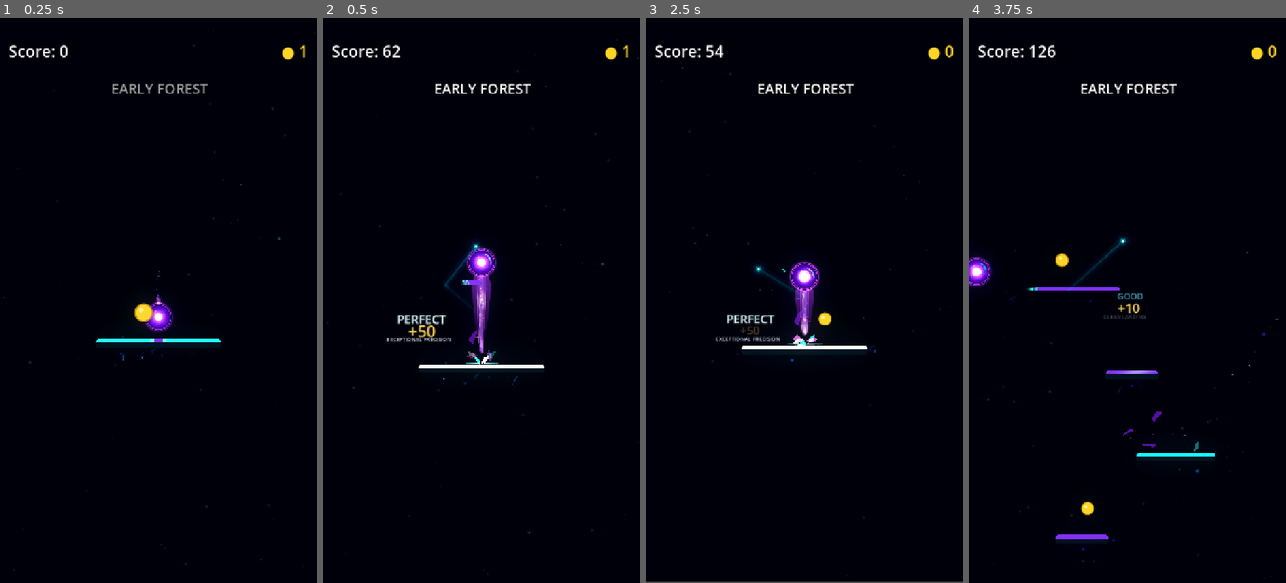
Above: before the commit, frames 1-4 (left to right).
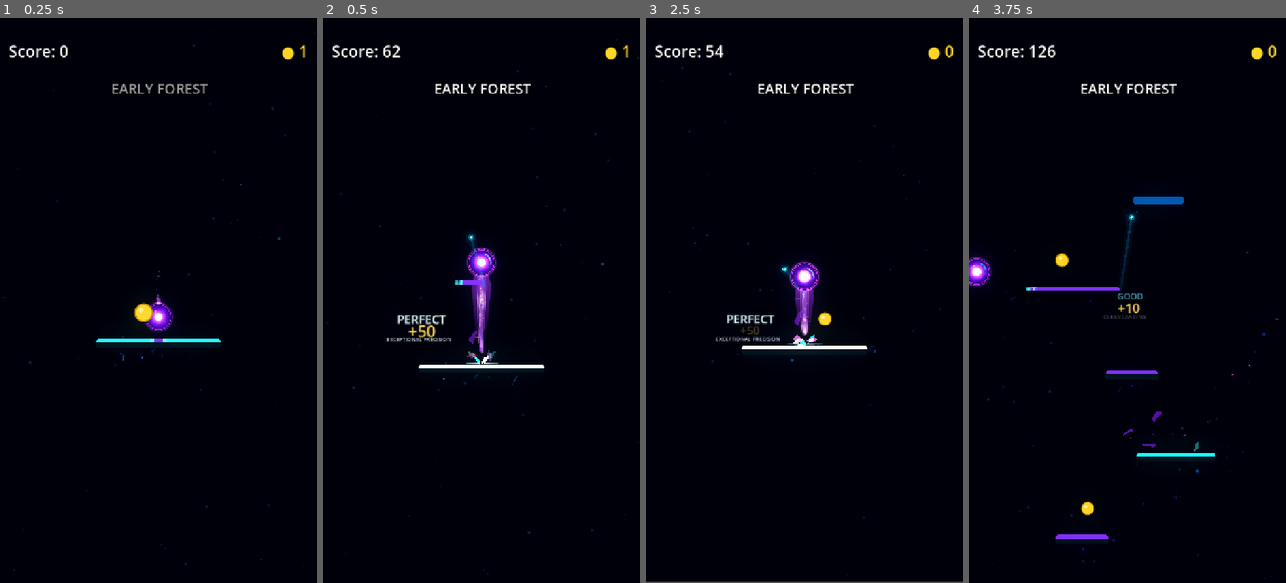
Above: after the commit, the same moments.

Repository: Kryodo/TowerJump
Game: Godot game, scene res://scenes/main.tscn
The game is run twice, just before and just after one commit, with the same random seed, the same clock (stepped at 60 frames per second) and the same inputs.
Inputs (mouse positions are in pixels of both pictures, inside the frame that each line leads up to):
- Up to frame 1 (0.25 s): no input
- Up to frame 2 (0.5 s): no input
- Up to frame 3 (2.5 s): move the mouse to (874, 272) at 0.52 s; hold Right (ui_right) 0.53-1.25 s; click (874, 272) at 0.67 s; drag from (741, 328) to (794, 193) at 1.27 s; click "Nochmal spielen" at 2 s
- Up to frame 4 (3.75 s): move the mouse to (1159, 176) at 2.77 s; hold Right (ui_right) 2.78-3.5 s; drag from (1111, 413) to (1032, 215) at 3.52 s

Frame 1 is identical in both runs. In frame 2, 0.2% of the frame differs, in the area x 38-52%, y 38-50%; in frame 3, 0.2%; in frame 4, 0.6%, in the area x 17-73%, y 31-86%.

Commit message:
Align the pulse contact point with each platform's materialization edge

Diff:
--- a/scripts/platform_spawner.gd
+++ b/scripts/platform_spawner.gd
@@ -290,6 +290,10 @@
 		desired_pulse_y
 	)
 	var desired_pulse_position := Vector2(desired_pulse_x, desired_pulse_y)
+	var contact_position: Vector2 = _get_frontier_contact_position(
+		source_platform,
+		frontier_platform
+	)
 
 	var previous_pulse_position: Vector2 = _pulse_world_position
 	var pulse_speed: float = vertical_speed + assembly_pulse_speed_bonus
@@ -322,7 +326,7 @@
 	# distance threshold was crossed; it must actually reach the frontier row.
 	if (
 		distance_ahead <= _current_lookahead_distance
-		and _pulse_world_position.distance_to(frontier_platform.global_position) <= 24.0
+		and _pulse_world_position.distance_to(contact_position) <= 24.0
 	):
 		_begin_frontier_row(frontier_platform)
 
@@ -341,7 +345,17 @@
 		var distance_ahead: float = _ball.global_position.y - platform.global_position.y
 		if distance_ahead <= 1.0:
 			continue
-		if distance_ahead < nearest_distance:
+		if (
+			distance_ahead < nearest_distance - 0.5
+			or (
+				absf(distance_ahead - nearest_distance) <= assembly_frontier_height_tolerance
+				and (
+					nearest == null
+					or absf(platform.global_position.x - _ball.global_position.x)
+						< absf(nearest.global_position.x - _ball.global_position.x)
+				)
+			)
+		):
 			nearest_distance = distance_ahead
 			nearest = platform
 	return nearest
@@ -396,13 +410,35 @@
 	)
 	var eased_progress: float = progress * progress * (3.0 - 2.0 * progress)
 	var source_x: float = source_platform.global_position.x
-	var target_x: float = target_platform.global_position.x
+	var target_center_x: float = target_platform.global_position.x
+	var horizontal_delta: float = target_center_x - source_x
+	var target_x: float = target_center_x
+	var lateral_threshold: float = maxf(_viewport_size.x * 0.08, 24.0)
+	if absf(horizontal_delta) >= lateral_threshold:
+		# The travelling dot strikes the entering edge, where the platform's
+		# left-to-right/right-to-left material boundary begins.
+		target_x -= signf(horizontal_delta) * float(target_platform.call("half_width"))
 	var curve_offset: float = sin(progress * PI) * clampf(
 		(target_x - source_x) * 0.08,
 		-26.0,
 		26.0
 	)
 	return lerpf(source_x, target_x, eased_progress) + curve_offset
+
+
+func _get_frontier_contact_position(
+	source_platform: Node2D,
+	target_platform: Node2D
+) -> Vector2:
+	var contact_x: float = target_platform.global_position.x
+	if source_platform != null and is_instance_valid(source_platform):
+		var horizontal_delta: float = (
+			target_platform.global_position.x - source_platform.global_position.x
+		)
+		var lateral_threshold: float = maxf(_viewport_size.x * 0.08, 24.0)
+		if absf(horizontal_delta) >= lateral_threshold:
+			contact_x -= signf(horizontal_delta) * float(target_platform.call("half_width"))
+	return Vector2(contact_x, target_platform.global_position.y)
 
 
 func _begin_frontier_row(frontier_platform: Node2D) -> void:
@@ -466,9 +502,9 @@
 	if absf(horizontal_delta) >= lateral_threshold:
 		return 0 if horizontal_delta > 0.0 else 1
 
-	# Near-vertical progressions need a different construction gesture; alternate
-	# upward surface growth and center-out condensation instead of repeating a wipe.
-	return 2 if branch_index % 2 == 0 else 3
+	# Near-vertical progressions use a center-out condensation so the pulse
+	# can strike the center, where this reveal style naturally starts.
+	return 3
 
 
 ## Returns the biome section currently used by the Generator Brain.
